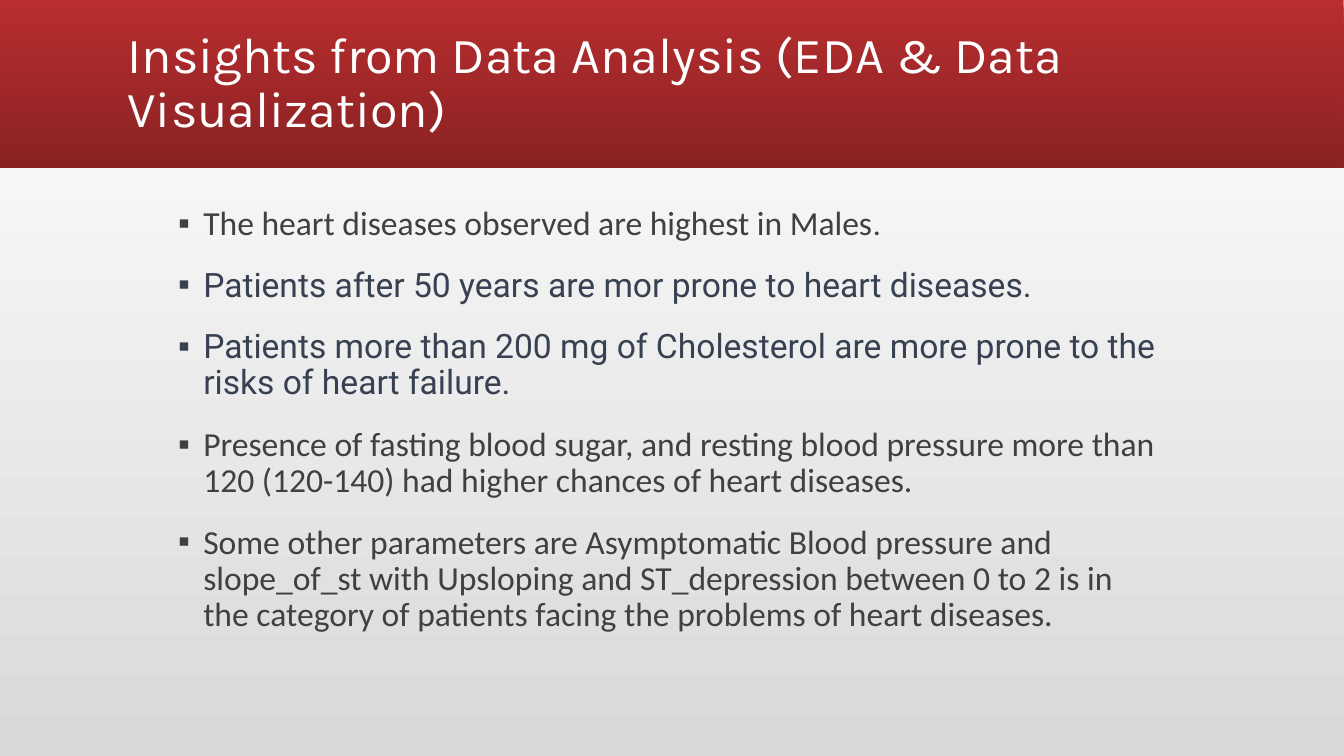
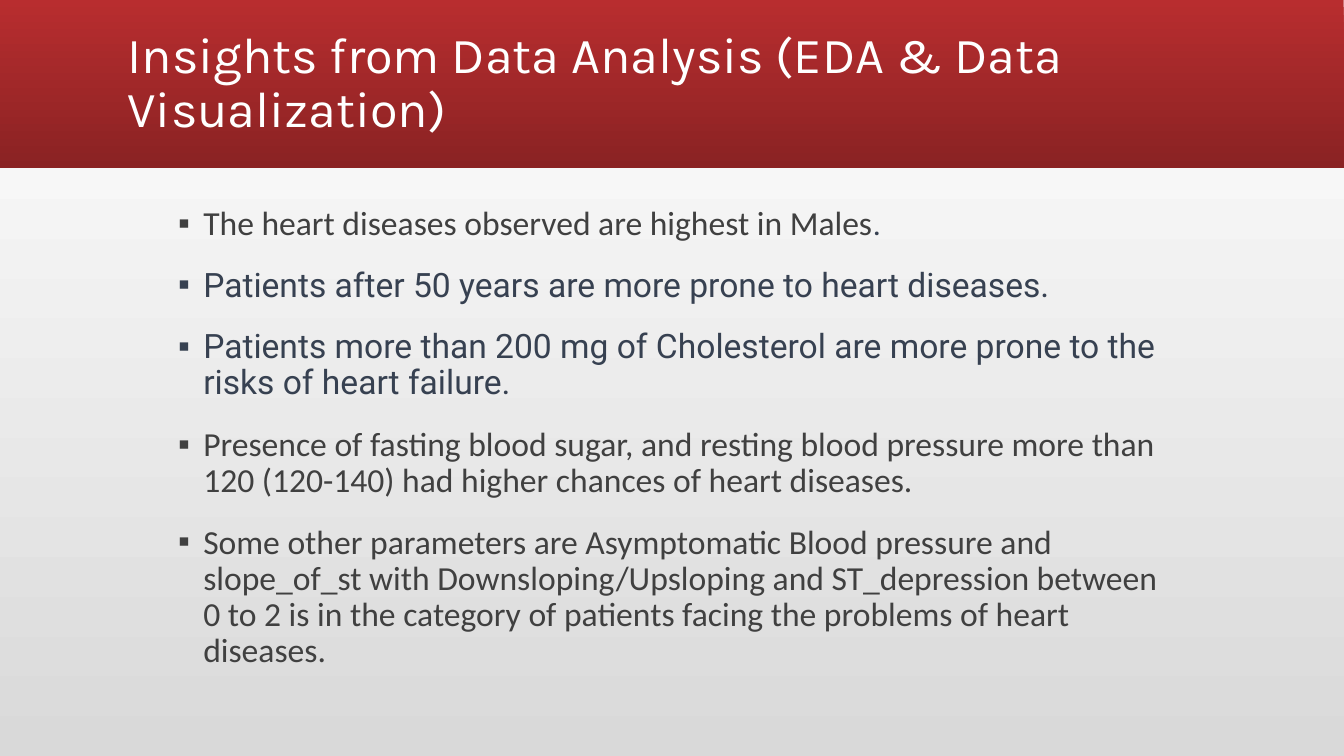
Before and after one commit to DATA-606-SPRING-2023-TUE/SriBhanu_DATA606, a slide deck: slide 11 of docs/capstone.pptx. Drawn at 1344x756 pixels with LibreOffice and Linux fonts; fonts in the diff are those of the drawing. Boxes give left, top, right and bottom in pixels: in the first picture for what was removed or moved away, otherwise in the second. Text is boxed around its words. In the diff, an @@ line names an element or a change of style, - is before the commit and + after.

```diff
--- a/docs/capstone.pptx
+++ b/docs/capstone.pptx
@@ text at [203,271,1049,304]: text changed @@
-▪ Patients after 50 years are mor prone to heart diseases.
+▪ Patients after 50 years are more prone to heart diseases.
@@ text at [203,530,1157,662]: text changed @@
-▪ Some other parameters are Asymptomatic Blood pressure and slope_of_st with Upsloping and ST_depression between 0 to 2 is in the category of patients facing the problems of heart diseases.
+▪ Some other parameters are Asymptomatic Blood pressure and slope_of_st with Downsloping/Upsloping and ST_depression between 0 to 2 is in the category of patients facing the problems of heart diseases.
```
Also in this commit, not shown: 3 other slides changed.
